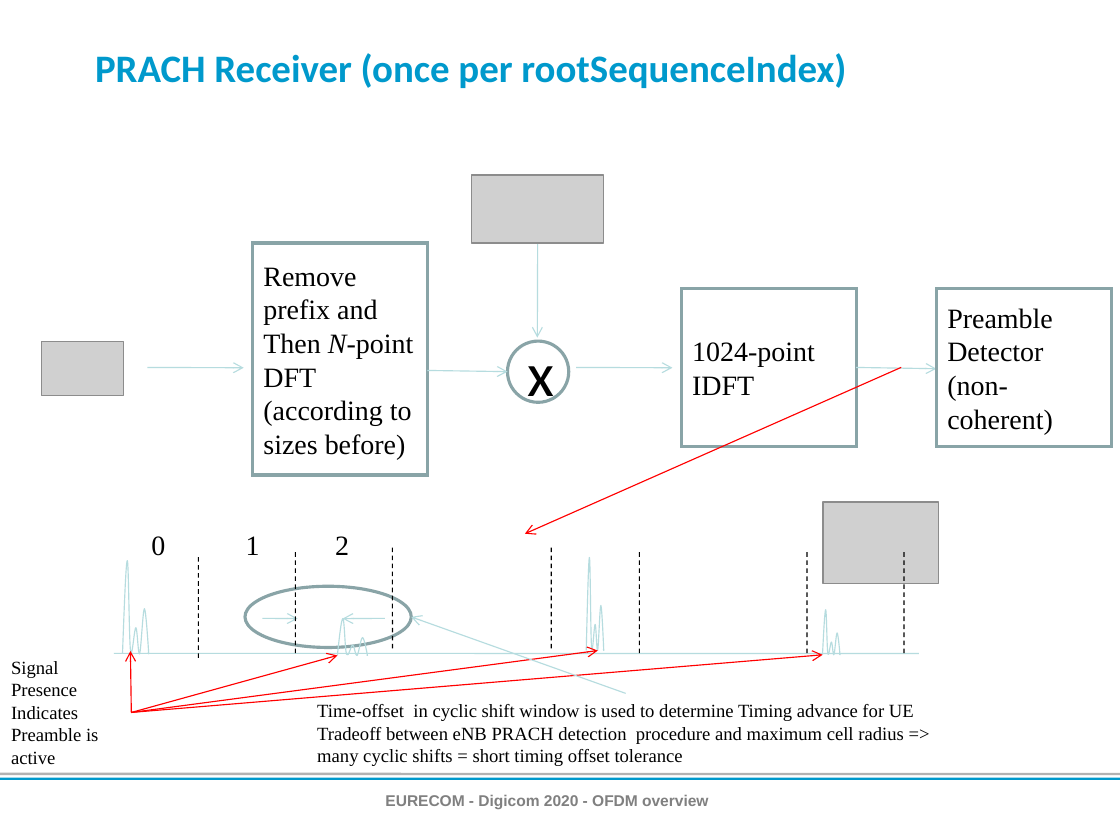
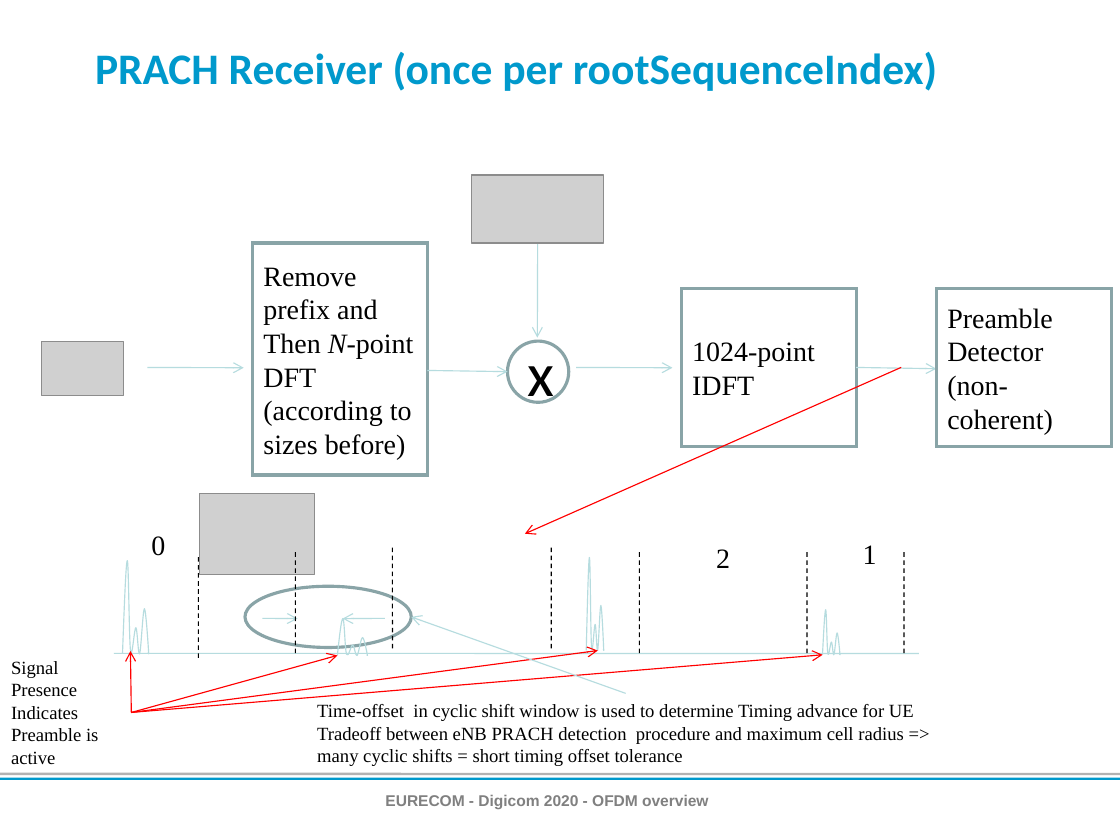
Before and after one commit to setrar/DigiCom, a slide deck: slide 35 of Lectures/ofdm-slides2020.ppt. Drawn at 1120x840 pixels with LibreOffice and Linux fonts; fonts in the diff are those of the drawing; grey boxes stand for pictures; background and template pictures are left out. Boxes give left, top, right and bottom in pixels: in the first picture for what was removed or moved away, otherwise in the second. Text is boxed around its words. In the diff, an @@ line names an element or a change of style, - is before the commit and + after.

```diff
--- a/Lectures/ofdm-slides2020.ppt
+++ b/Lectures/ofdm-slides2020.ppt
@@ title "PRACH Receiver (once per rootSequenceIndex)" at (95,52,937,91): size 25 to 28 pt @@
@@ picture: place and size @@
-picture at (823,502,939,584)
+picture at (199,493,315,575)
@@ text "2": place and size @@
-text "2" at (335,536,349,555)
+text "2" at (716,549,730,568)
@@ text "1": place and size @@
-text "1" at (246,536,260,555)
+text "1" at (863,545,877,564)
```
Also in this commit, not shown: 8 other slides changed, 12 other files.
